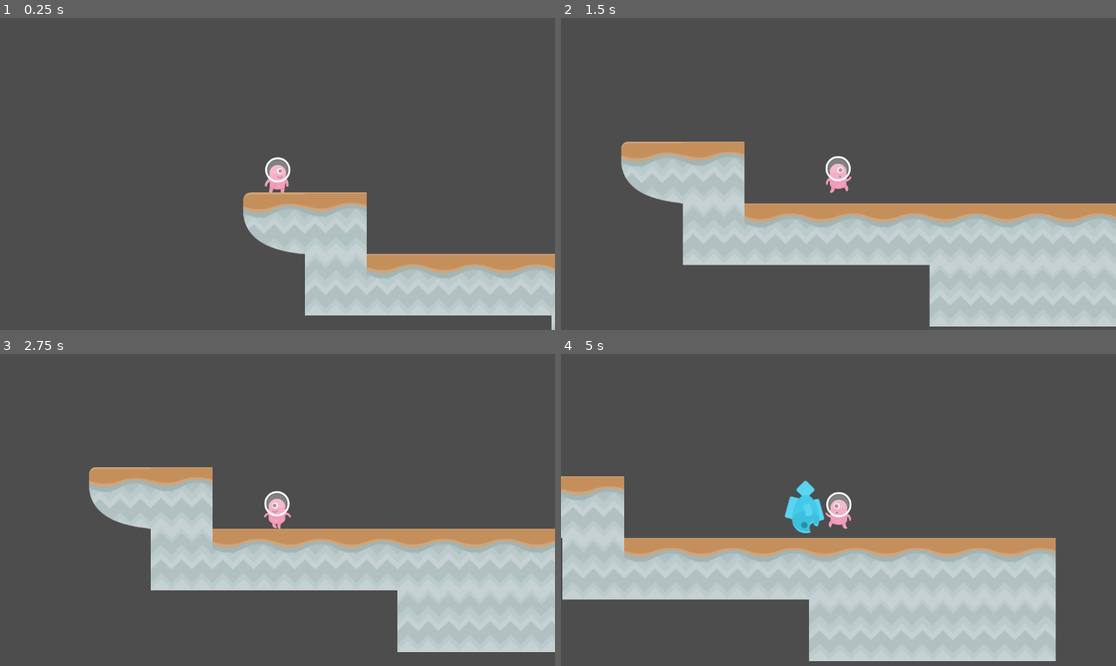
Above: before the commit, frames 1-4 (two rows, left to right).
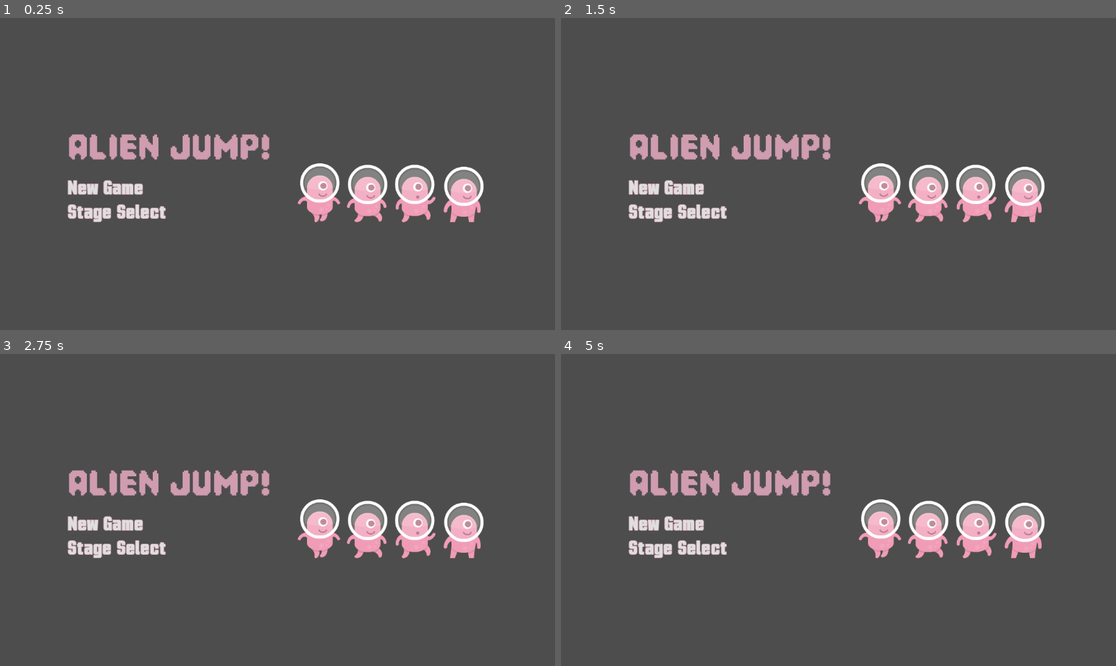
Above: after the commit, the same moments.

Repository: nsrnannaisha/tutorial-4-gamedev
Game: Godot game, scene res://scenes/MainMenu.tscn
Same seed, same stepped clock (60 frames per second), same inputs: the game is played once before the commit and once after it. Before the commit the project starts from res://scenes/Level1.tscn.
Inputs:
- Up to frame 1 (0.25 s): no input
- Up to frame 2 (1.5 s): tap Enter at 0.5 s; hold Right (right) from 0.53 s (still down); tap Space (jump) at 0.6, 0.77, 1.07, 1.35 s
- Up to frame 3 (2.75 s): tap Space (jump) at 1.52, 1.82, 2.1 s; release Right (right) at 2.03 s; hold A (left) from 2.03 s (still down)
- Up to frame 4 (5 s): release A (left) at 2.78 s; hold Right (right) 2.78-4.28 s; tap Space (jump) at 2.85, 3.02, 3.32, 3.6, 3.77, 4.07, 4.35, 4.52, 4.82 s; hold A (left) from 4.28 s (still down)

The runs differ from the first frame. In frame 1, 20% of the frame differs, in the area x 12-100%, y 37-100%; in frame 2, 31%; in frame 3, 28%; in frame 4, 35%, in the area x 0-90%, y 37-99%.

Commit message:
tutorial 6: Latihan done

Diff:
--- a/FallingFish.gd
+++ /dev/null
@@ -1,9 +0,0 @@
-extends RigidBody2D
-
-@export var sceneName: String = "LoseScreen"
-
-func _on_body_entered(body: Node) -> void:
-	if body.name == "Player":
-		get_tree().change_scene_to_file("res://scenes/" + sceneName + ".tscn")
-	else:
-		queue_free()
--- /dev/null
+++ b/LifeCounter.gd
@@ -0,0 +1,4 @@
+extends Label
+
+func _process(delta: float) -> void:
+	self.text = "Lives : " + str(Global.lives)
--- a/project.godot
+++ b/project.godot
@@ -15,9 +15,13 @@
 [application]
 
 config/name="Tutorial 4 Template"
-run/main_scene="res://scenes/Level1.tscn"
+run/main_scene="uid://c0nyxkns08ohi"
 config/features=PackedStringArray("4.6")
 config/icon="res://icon.png"
+
+[autoload]
+
+Global="*uid://dfp5ec0phrna3"
 
 [input]
 
--- a/scenes/AreaTrigger.gd
+++ b/scenes/AreaTrigger.gd
@@ -3,5 +3,11 @@
 @export var sceneName: String = "Level1"
 
 func _on_Area_Trigger_body_entered(body):
+	var current_scene = get_tree().get_current_scene().get_name()
 	if body.get_name() == "Player":
-		get_tree().change_scene_to_file(str("res://scenes/" + sceneName + ".tscn"))
+		if current_scene == sceneName:
+			Global.lives -=1
+		if (Global.lives == 0):
+			get_tree().change_scene_to_file("res://scenes/GameOver.tscn")
+		else:
+			get_tree().call_deferred("change_scene_to_file",(str("res://scenes/" + sceneName + ".tscn")))
--- /dev/null
+++ b/scenes/GameOver.tscn
@@ -0,0 +1,21 @@
+[gd_scene format=3 uid="uid://ceqpn0eg7xixr"]
+
+[ext_resource type="FontFile" uid="uid://by8f5r0anxmal" path="res://assets/font/MotionControl-Bold.otf" id="1_6bcno"]
+
+[node name="GameOver" type="ColorRect" unique_id=1120277137]
+anchors_preset = 15
+anchor_right = 1.0
+anchor_bottom = 1.0
+grow_horizontal = 2
+grow_vertical = 2
+color = Color(0.9748457, 0.29637697, 0.25219935, 1)
+
+[node name="Label" type="Label" parent="." unique_id=675460075]
+layout_mode = 0
+offset_left = 302.0
+offset_top = 236.0
+offset_right = 854.0
+offset_bottom = 387.0
+theme_override_fonts/font = ExtResource("1_6bcno")
+theme_override_font_sizes/font_size = 150
+text = "Game Over"
--- a/scenes/Level1.tscn
+++ b/scenes/Level1.tscn
@@ -6,6 +6,7 @@
 [ext_resource type="Texture2D" uid="uid://chgqimvh7rdh6" path="res://assets/Familiar Looking Rocket.png" id="4_lrl65"]
 [ext_resource type="Script" uid="uid://bm4rfm2jkrx0n" path="res://scenes/Spawner.gd" id="5_lrl65"]
 [ext_resource type="PackedScene" uid="uid://b118pvmscylk6" path="res://scenes/FallingFish.tscn" id="6_76388"]
+[ext_resource type="PackedScene" uid="uid://751ou282p0pr" path="res://scenes/LifeCounter.tscn" id="7_svatc"]
 
 [sub_resource type="TileSetAtlasSource" id="TileSetAtlasSource_odhdn"]
 texture = ExtResource("2_bwv4p")
@@ -61,18 +62,22 @@
 tile_map_data = PackedByteArray("AAAAAAEAAQADAAAAAAABAAEAAQAHAAEAAAABAAIAAQABAAAAAAAFAAIAAQAHAAEAAAAVAAIAAQAHAAEAAAAWAA …(544 unchanged characters)…
 tile_set = SubResource("TileSet_dw26h")
 
-[node name="Area2D" parent="." unique_id=1392372150 instance=ExtResource("3_dw26h")]
+[node name="LoseArea" parent="." unique_id=1392372150 instance=ExtResource("3_dw26h")]
 position = Vector2(1565, 809)
 
 [node name="Sprite2D" type="Sprite2D" parent="." unique_id=454593730]
 position = Vector2(3002, 13)
 texture = ExtResource("4_lrl65")
 
-[node name="Area2D" parent="Sprite2D" unique_id=1643904326 instance=ExtResource("3_dw26h")]
-position = Vector2(1452.8379, 135.86328)
+[node name="WinAreaArea2D" parent="Sprite2D" unique_id=1643904326 instance=ExtResource("3_dw26h")]
+position = Vector2(1929, 136)
 sceneName = "WinScreen"
 
 [node name="Spawner" type="Node2D" parent="." unique_id=1032591121]
 position = Vector2(1482, -586)
 script = ExtResource("5_lrl65")
 obstacle = ExtResource("6_76388")
+
+[node name="CanvasLayer" type="CanvasLayer" parent="." unique_id=1393254125]
+
+[node name="Life Counter" parent="CanvasLayer" unique_id=946281734 instance=ExtResource("7_svatc")]
--- a/scenes/Level2.tscn
+++ b/scenes/Level2.tscn
@@ -58,7 +58,7 @@
 [node name="Level2" type="Node2D" unique_id=1516137476]
 
 [node name="Player" parent="." unique_id=1808835723 instance=ExtResource("1_kkoku")]
-position = Vector2(3799, 791)
+position = Vector2(123, 279)
 
 [node name="TileMapLayer" type="TileMapLayer" parent="." unique_id=794917953]
 tile_map_data = PackedByteArray("AAAAAAQAAAADAAAAAAABAAQAAAAHAAEAAAACAAQAAAAHAAEAAAADAAQAAAAEAAEAAAADAAUAAAAHAAAAAAAEAA …(1264 unchanged characters)…
@@ -85,7 +85,12 @@
 shape = SubResource("RectangleShape2D_4p0dt")
 
 [node name="Spawner" type="Node2D" parent="." unique_id=2139600553]
-position = Vector2(1601, -740)
+position = Vector2(1589, -321)
+script = ExtResource("5_4p0dt")
+obstacle = ExtResource("6_qwp14")
+
+[node name="Spawner2" type="Node2D" parent="." unique_id=2002749181]
+position = Vector2(4683, -321)
 script = ExtResource("5_4p0dt")
 obstacle = ExtResource("6_qwp14")
 
--- /dev/null
+++ b/scenes/LifeCounter.tscn
@@ -0,0 +1,16 @@
+[gd_scene format=3 uid="uid://751ou282p0pr"]
+
+[ext_resource type="Script" uid="uid://cac30h4al1wtu" path="res://LifeCounter.gd" id="1_wysaa"]
+[ext_resource type="FontFile" uid="uid://by8f5r0anxmal" path="res://assets/font/MotionControl-Bold.otf" id="1_ybyj6"]
+
+[node name="Life Counter" type="MarginContainer" unique_id=946281734]
+offset_right = 40.0
+offset_bottom = 40.0
+
+[node name="Label" type="Label" parent="." unique_id=509618406]
+layout_mode = 2
+theme_override_colors/font_outline_color = Color(0.8158411, 0.6114352, 0.6853869, 1)
+theme_override_constants/outline_size = 2
+theme_override_fonts/font = ExtResource("1_ybyj6")
+theme_override_font_sizes/font_size = 50
+script = ExtResource("1_wysaa")
--- /dev/null
+++ b/scenes/MainMenu.tscn
@@ -0,0 +1,67 @@
+[gd_scene format=3 uid="uid://c0nyxkns08ohi"]
+
+[ext_resource type="FontFile" uid="uid://cd6fhwgv50de7" path="res://assets/font/Pixel Game.otf" id="1_h7a2f"]
+[ext_resource type="FontFile" uid="uid://by8f5r0anxmal" path="res://assets/font/MotionControl-Bold.otf" id="2_qoqlk"]
+[ext_resource type="Texture2D" uid="uid://dhsqj8dybb7fq" path="res://assets/kenney_platformerpack/Spritesheets/spritesheet_alien.png" id="3_iwfq2"]
+[ext_resource type="Script" uid="uid://vta68qudkm82" path="res://scenes/StartGame.gd" id="3_ow34m"]
+
+[node name="MainMenu" type="MarginContainer" unique_id=1722557736]
+anchors_preset = 15
+anchor_right = 1.0
+anchor_bottom = 1.0
+grow_horizontal = 2
+grow_vertical = 2
+
+[node name="HBoxContainer" type="HBoxContainer" parent="." unique_id=1636953766]
+layout_mode = 2
+size_flags_horizontal = 4
+size_flags_vertical = 4
+theme_override_constants/separation = 50
+
+[node name="VBoxContainer" type="VBoxContainer" parent="HBoxContainer" unique_id=80024804]
+layout_mode = 2
+size_flags_vertical = 4
+
+[node name="Label" type="Label" parent="HBoxContainer/VBoxContainer" unique_id=908658234]
+layout_mode = 2
+theme_override_colors/font_color = Color(0.8158411, 0.6114352, 0.6853869, 1)
+theme_override_fonts/font = ExtResource("1_h7a2f")
+theme_override_font_sizes/font_size = 100
+text = "Alien jump!"
+
+[node name="VBoxContainer" type="VBoxContainer" parent="HBoxContainer/VBoxContainer" unique_id=481056891]
+layout_mode = 2
+
+[node name="LinkButton" type="LinkButton" parent="HBoxContainer/VBoxContainer/VBoxContainer" unique_id=1367604868]
+layout_mode = 2
+theme_override_colors/font_outline_color = Color(0.8158411, 0.6114352, 0.6853869, 1)
+theme_override_constants/outline_size = 4
+theme_override_fonts/font = ExtResource("2_qoqlk")
+theme_override_font_sizes/font_size = 45
+text = "New Game"
+underline = 1
+script = ExtResource("3_ow34m")
+scene_to_load = "Level1"
+
+[node name="LinkButton2" type="LinkButton" parent="HBoxContainer/VBoxContainer/VBoxContainer" unique_id=306648787]
+layout_mode = 2
+theme_override_colors/font_outline_color = Color(0.8158411, 0.6114352, 0.6853869, 1)
+theme_override_constants/outline_size = 4
+theme_override_fonts/font = ExtResource("2_qoqlk")
+theme_override_font_sizes/font_size = 45
+text = "Stage Select"
+underline = 1
+
+[node name="CenterContainer" type="CenterContainer" parent="HBoxContainer" unique_id=1496811035]
+layout_mode = 2
+size_flags_horizontal = 4
+size_flags_vertical = 4
+
+[node name="TextureRect" type="TextureRect" parent="HBoxContainer/CenterContainer" unique_id=1134114618]
+custom_minimum_size = Vector2(400, 400)
+layout_mode = 2
+texture = ExtResource("3_iwfq2")
+expand_mode = 1
+stretch_mode = 5
+
+[connection signal="pressed" from="HBoxContainer/VBoxContainer/VBoxContainer/LinkButton" to="HBoxContainer/VBoxContainer/VBoxContainer/LinkButton" method="_on_New_Game_pressed"]
--- a/scenes/Spawner.gd
+++ b/scenes/Spawner.gd
@@ -2,7 +2,7 @@
 
 @export var obstacle : PackedScene
 
-func _ready():
+func ready():
 	repeat()
 
 func spawn():
@@ -16,5 +16,5 @@
 
 func repeat():
 	spawn()
-	await get_tree().create_timer(3).timeout
+	await get_tree().create_timer(5).timeout
 	repeat()
--- /dev/null
+++ b/scenes/StartGame.gd
@@ -0,0 +1,6 @@
+extends LinkButton
+
+@export var scene_to_load: String
+
+func _on_New_Game_pressed():
+	get_tree().change_scene_to_file(str("res://scenes/" + scene_to_load + ".tscn"))
--- /dev/null
+++ b/scripts/Global.gd
@@ -0,0 +1,3 @@
+extends Node
+
+var lives = 3
Not shown, removed: FallingFish.gd.uid
Not shown, added: LifeCounter.gd.uid
Binary file added: assets/font/MotionControl-Bold.otf
Not shown, added: assets/font/MotionControl-Bold.otf.import
Binary file added: assets/font/Pixel Game.otf
Not shown, added: assets/font/Pixel Game.otf.import
Not shown, added: scenes/StartGame.gd.uid
Not shown, added: scripts/Global.gd.uid
